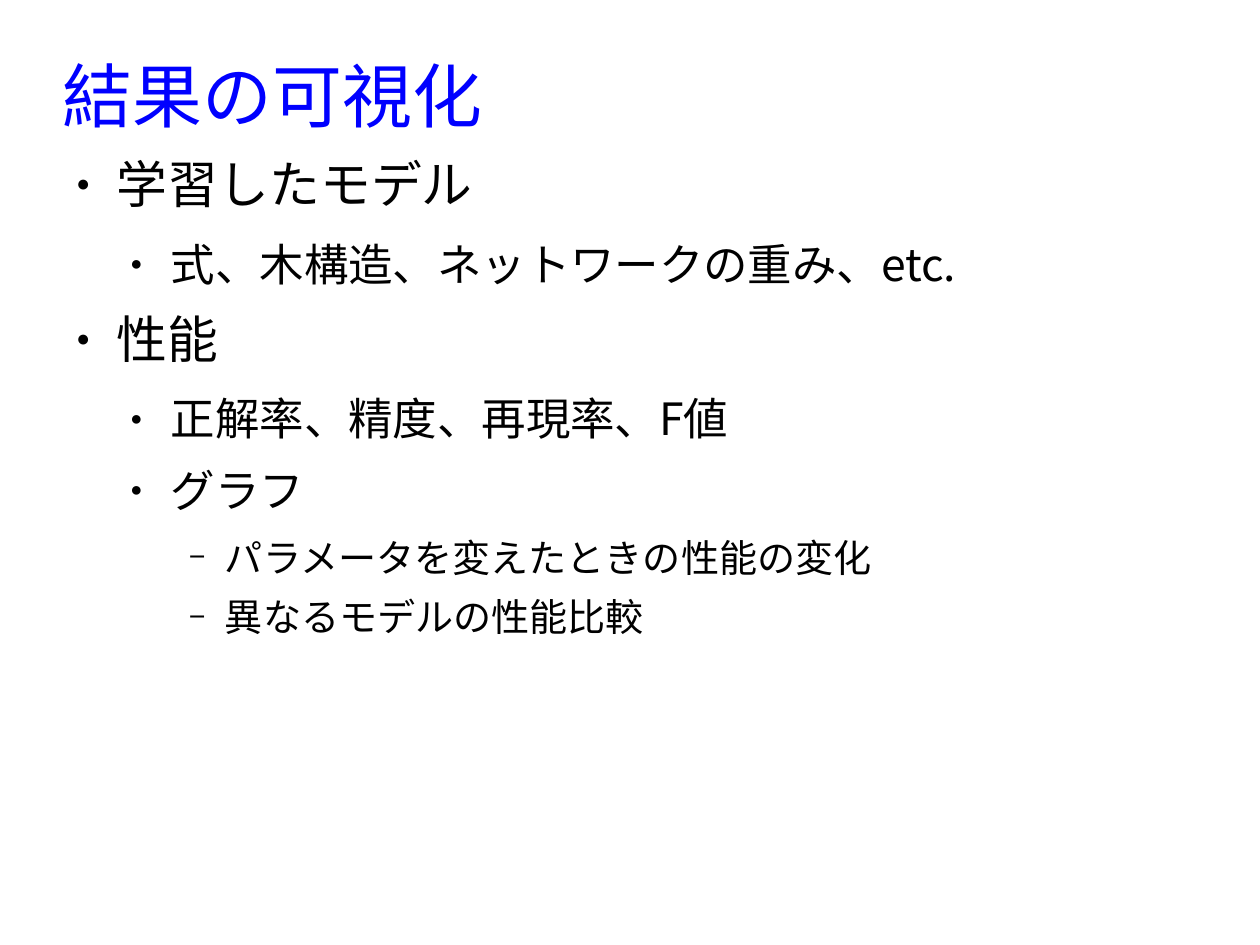
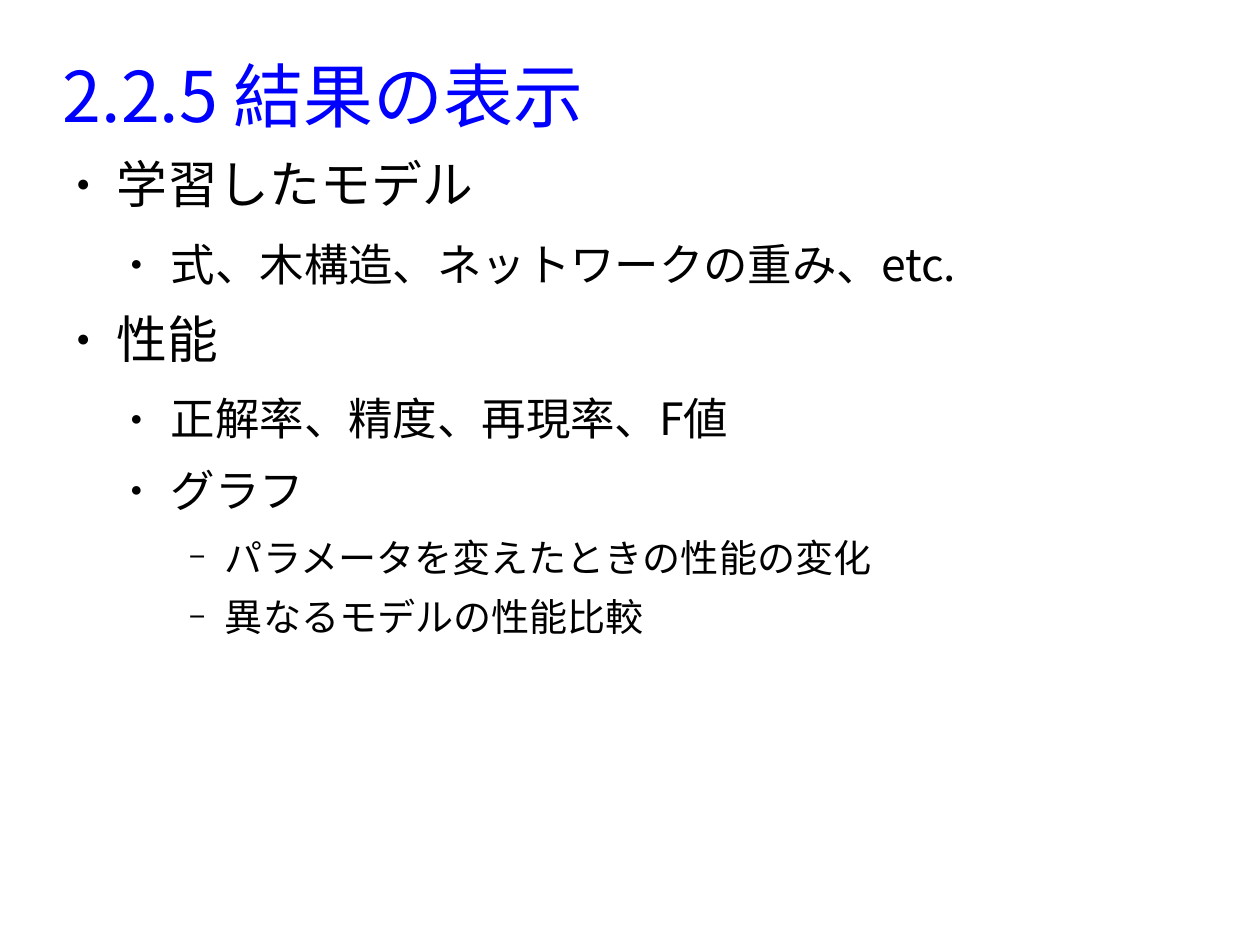
Before and after one commit to MasahiroAraki/MLCourse, a slide deck: slide 19 of slide/chap02-python.odp (slide 9 before the commit). Drawn at 1260x945 pixels with LibreOffice and Linux fonts; fonts in the diff are those of the drawing. Boxes give left, top, right and bottom in pixels: in the first picture for what was removed or moved away, otherwise in the second. Text is boxed around its words. In the diff, an @@ line names an element or a change of style, - is before the commit and + after.

```diff
--- a/slide/chap02-python.odp
+++ b/slide/chap02-python.odp
@@ title at (63, 63, 583, 128): text changed @@
-結果の可視化
+2.2.5 結果の表示
```
Also in this commit, not shown: 8 other slides changed, 11 slides added, 1 other file.
